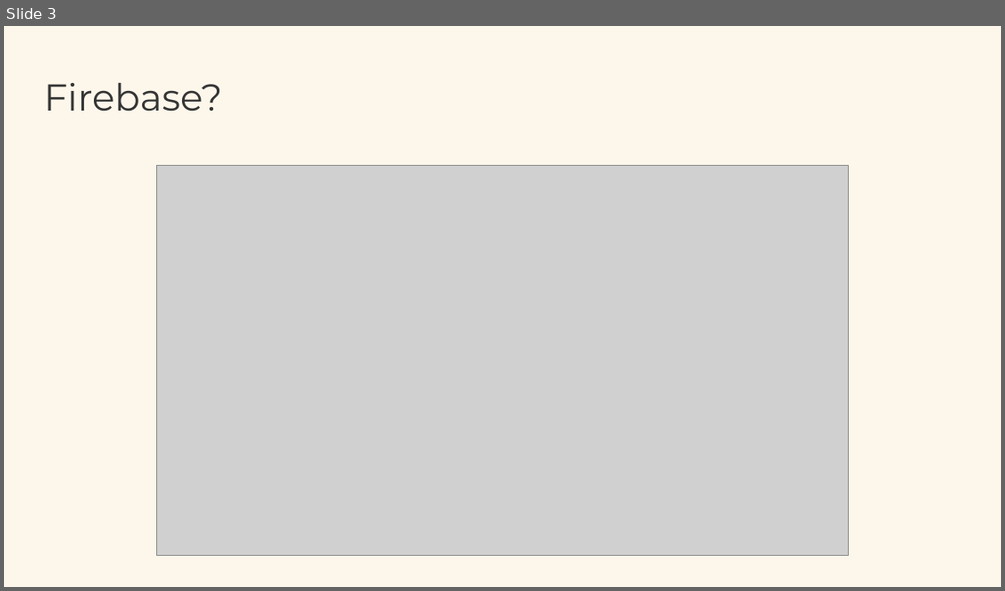
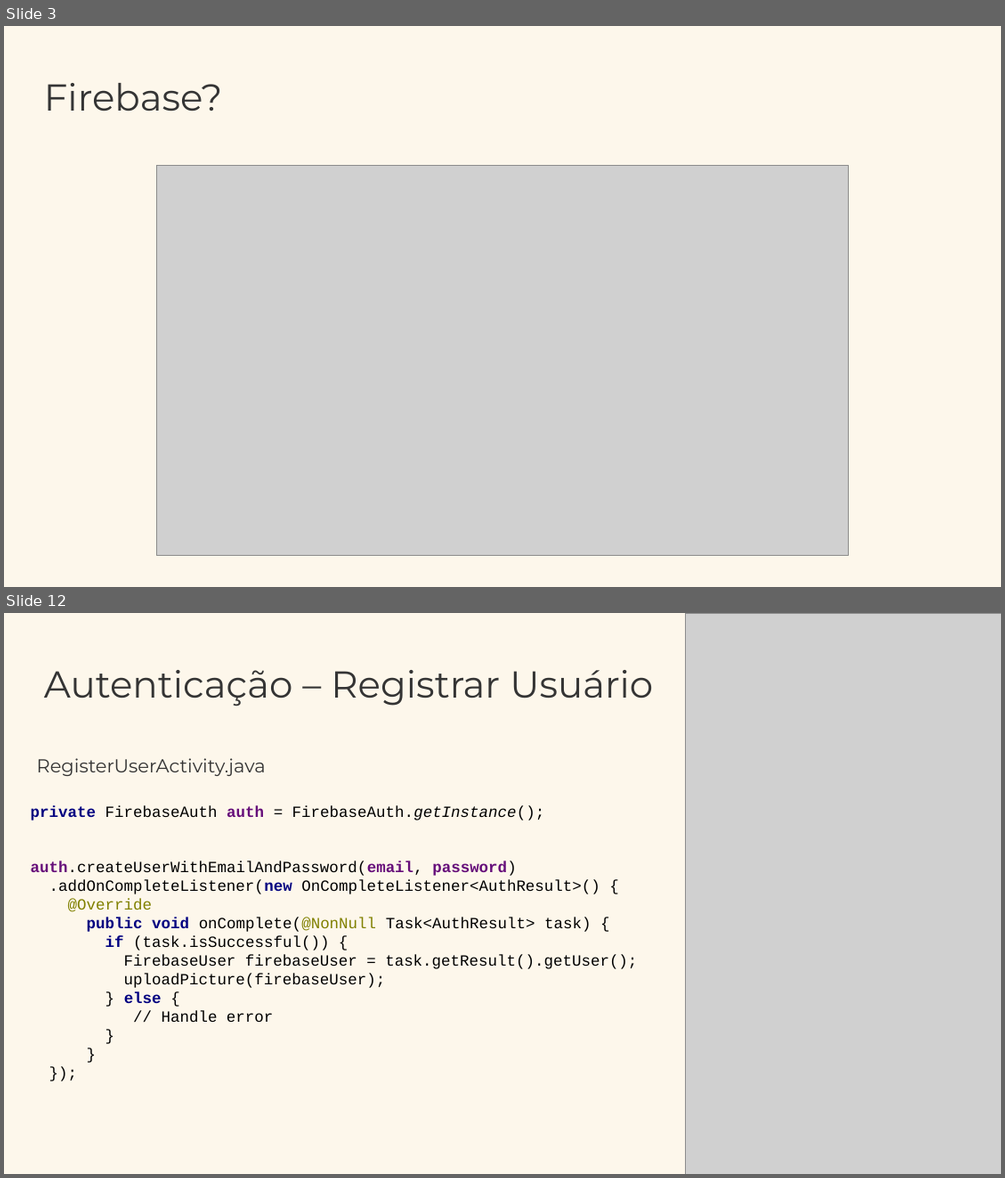
Before and after one commit to anacoimbrag/Android-Firebase, a slide deck: Android + Firebase.pptx. Shown one above the other, each under a label of ours: slide 3 before the commit, slides 3 and 12 after it; the slides between them are not shown. The pictures are 1005x591 and 1005x1178 pixels, drawn with LibreOffice and Linux fonts; fonts in the diff are those of the drawing; grey boxes stand for pictures. Boxes give left, top, right and bottom in pixels: in the first picture for what was removed or moved away, otherwise in the second. Text is boxed around its words. In the diff, an @@ line names an element or a change of style, - is before the commit and + after.

```diff
--- a/Android + Firebase.pptx
+++ b/Android + Firebase.pptx
@@ slide 12 added at (4,613,1001,1174), background #FDF7EB @@
@@ picture added at (685,613,1001,1174) @@
@@ text added at (44,670,653,706), 36 pt, text #343434 @@
+Autenticação – Registrar Usuário
@@ text added at (37,758,266,776), 18 pt, text #343434 @@
+RegisterUserActivity.java
@@ text added at (31,806,545,820), 15 pt, text #000000 @@
+private FirebaseAuth auth = FirebaseAuth.getInstance();
@@ text added at (31,861,637,1022), 15 pt, text #000000 @@
+auth.createUserWithEmailAndPassword(email, password)
+.addOnCompleteListener(new OnCompleteListener<AuthResult>() {
+@Override
+public void onComplete(@NonNull Task<AuthResult> task) {
+if (task.isSuccessful()) {
+FirebaseUser firebaseUser = task.getResult().getUser();
+uploadPicture(firebaseUser);
+} else {
+// Handle error
+}
+}
+});
```
Also in this commit, not shown: 11 other slides added, 1 slide removed, 23 other files.
